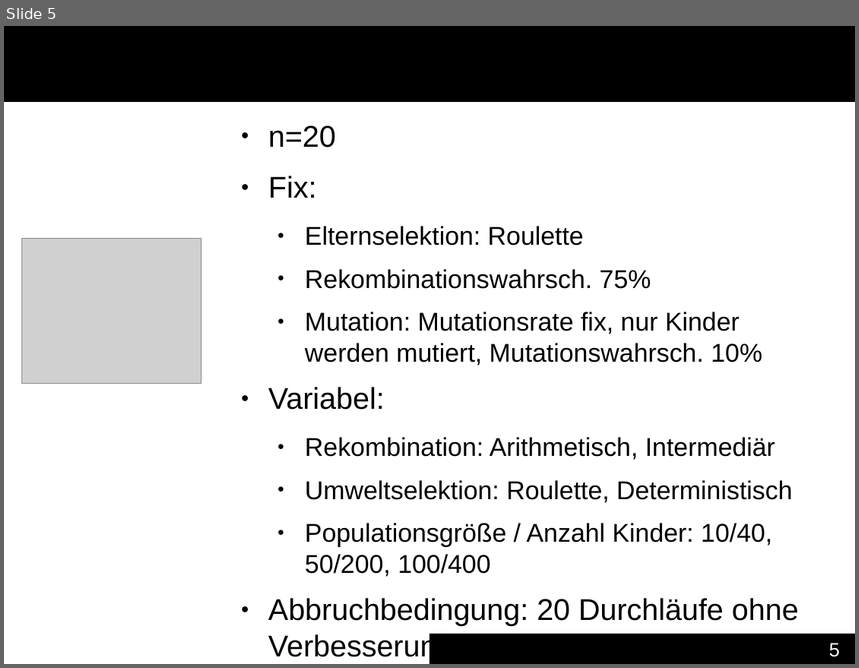
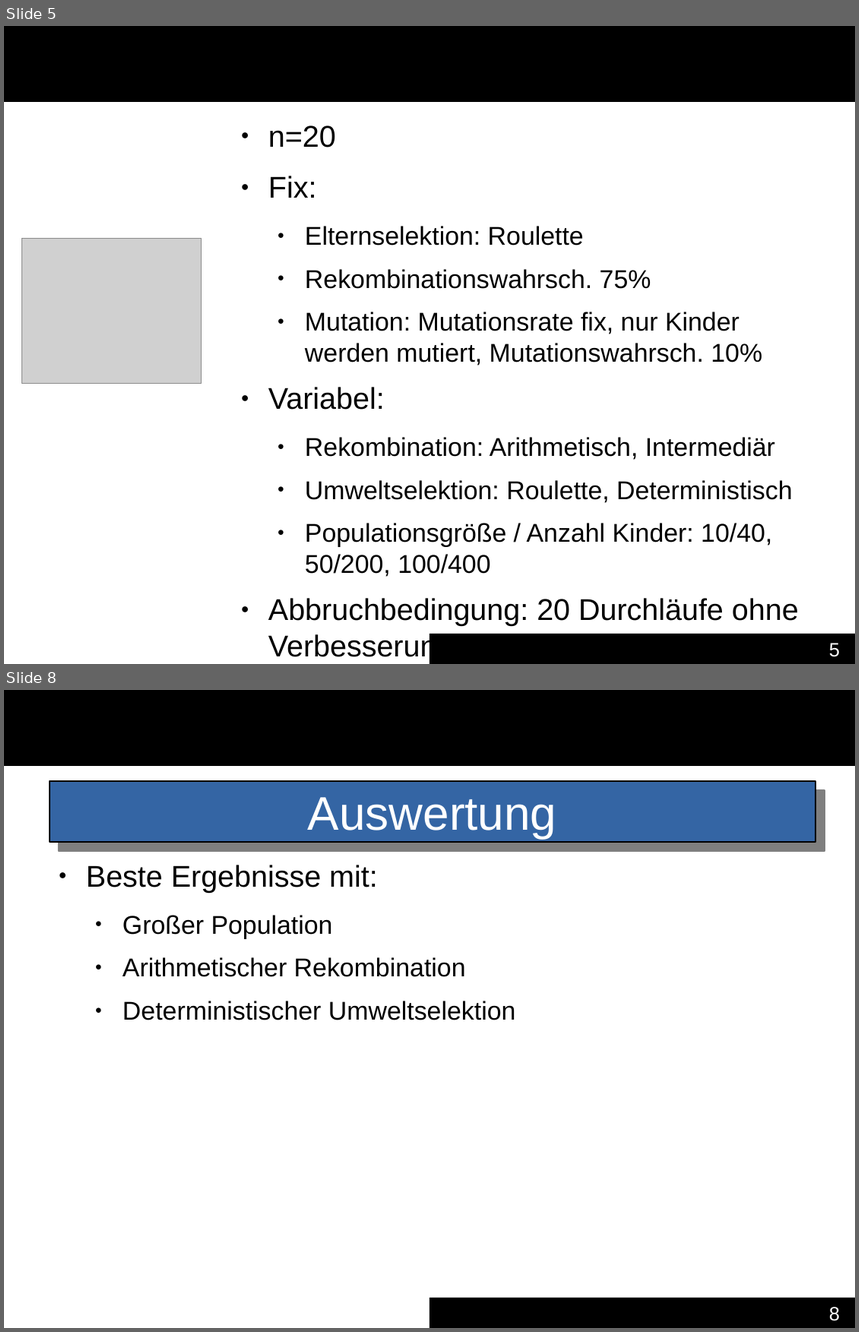
Before and after one commit to Bassbiene/EvolutionProject, a slide deck: src/alg/Dokumente/Praesentation_Evo.odp. Shown one above the other, each under a label of ours: slide 5 before the commit, slides 5 and 8 after it; the slides between them are not shown. The pictures are 859x668 and 859x1332 pixels, drawn with LibreOffice and Linux fonts; fonts in the diff are those of the drawing; grey boxes stand for pictures. Boxes give left, top, right and bottom in pixels: in the first picture for what was removed or moved away, otherwise in the second. Text is boxed around its words. In the diff, an @@ line names an element or a change of style, - is before the commit and + after.

```diff
--- a/src/alg/Dokumente/Praesentation_Evo.odp
+++ b/src/alg/Dokumente/Praesentation_Evo.odp
@@ slide 8 added at (4, 690, 855, 1328), background #FFFFFF; not listed: 1 template element that a slide beside it also shows @@
@@ title added at (50, 781, 816, 842), fill #3465A4, outline #000000 1.42 pt, 44 pt, text #FFFFFF @@
+Auswertung
@@ text added at (86, 865, 516, 1021), 24 pt, text #000000 @@
+● Beste Ergebnisse mit:
+  ● Großer Population
+  ● Arithmetischer Rekombination
+  ● Deterministischer Umweltselektion
@@ page number added at (430, 1298, 855, 1328), fill #000000, 18 pt, text #FFFFFF @@
+8
```
Also in this commit, not shown: 2 other slides added, 1 slide removed, 3 other files.
